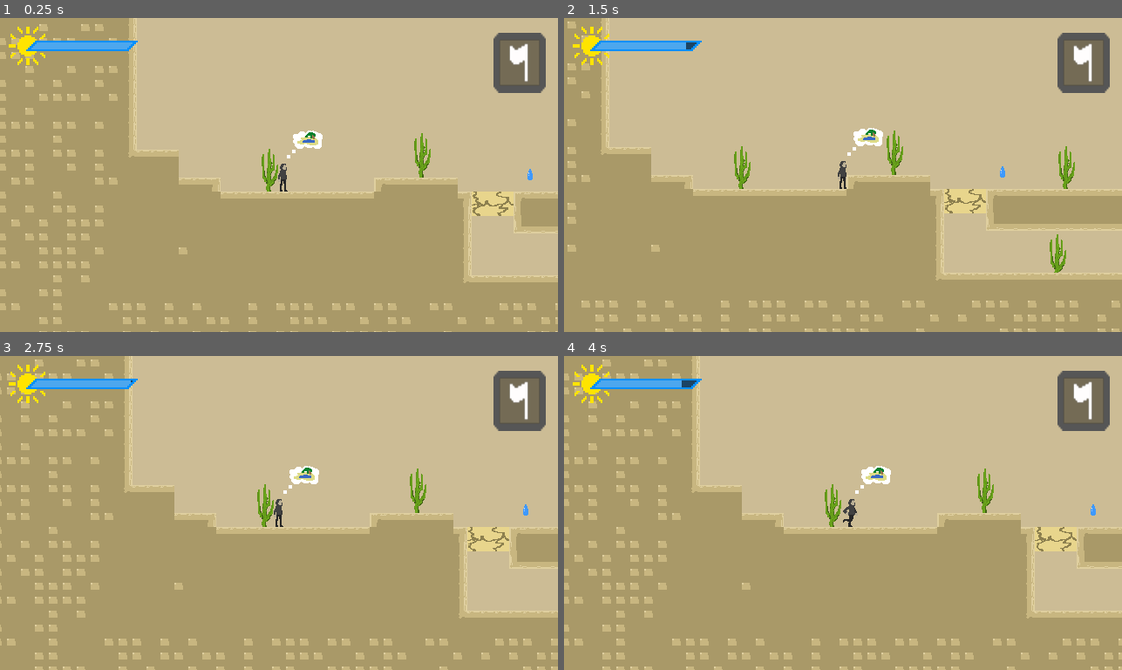
Above: before the commit, frames 1-4 (two rows, left to right).
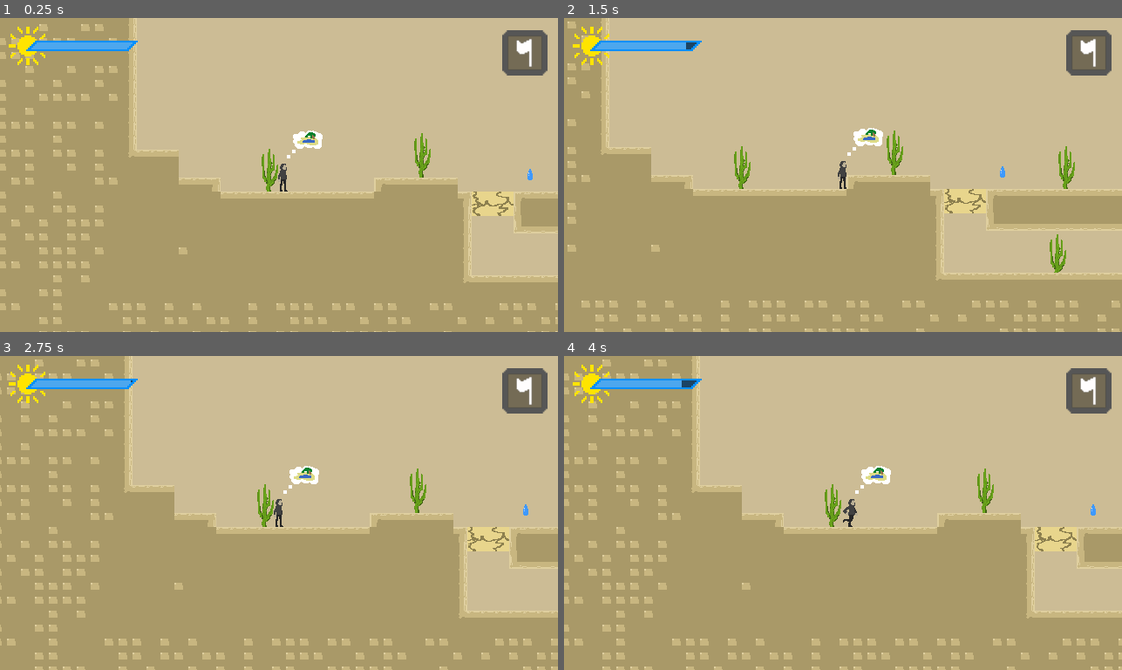
Above: after the commit, the same moments.

Repository: Aterlone/MasseyGameJam
Game: Godot game, scene res://main.tscn
Same seed, same stepped clock (60 frames per second), same inputs: the game is played once before the commit and once after it.
Inputs (mouse positions are in pixels of both pictures, inside the frame that each line leads up to; where the layout moved, square brackets give the same spot in the first picture):
- Up to frame 1 (0.25 s): no input
- Up to frame 2 (1.5 s): tap Enter (ui_accept) at 0.5, 0.77 s; hold Right (ui_right) from 0.53 s (still down)
- Up to frame 3 (2.75 s): tap Enter (ui_accept) at 1.52 s; release Right (ui_right) at 2 s; click (524, 390) [518, 399] at 2 s
- Up to frame 4 (4 s): hold Left (ui_left) 2.78-3.53 s; hold Right (ui_right) from 3.53 s (still down); tap Enter (ui_accept) at 3.77 s

The runs differ from the first frame. In frame 1, 1.4% of the frame differs, in the area x 88-99%, y 3-24%; in frame 2, 1.4%; in frame 3, 1.4%; in frame 4, 1.4%.

Commit message:
Update HUD.tscn

Diff:
--- a/UI/HUD.tscn
+++ b/UI/HUD.tscn
@@ -48,11 +48,11 @@
 text = "100"
 
 [node name="Button" type="Button" parent="."]
-offset_left = 279.0
+offset_left = 285.0
 offset_top = 4.0
-offset_right = 319.0
+offset_right = 325.0
 offset_bottom = 44.0
-scale = Vector2(0.948823, 1.08197)
+scale = Vector2(0.8, 0.8)
 icon = ExtResource("7_md4fy")
 flat = true
 script = ExtResource("7_2ptjp")
